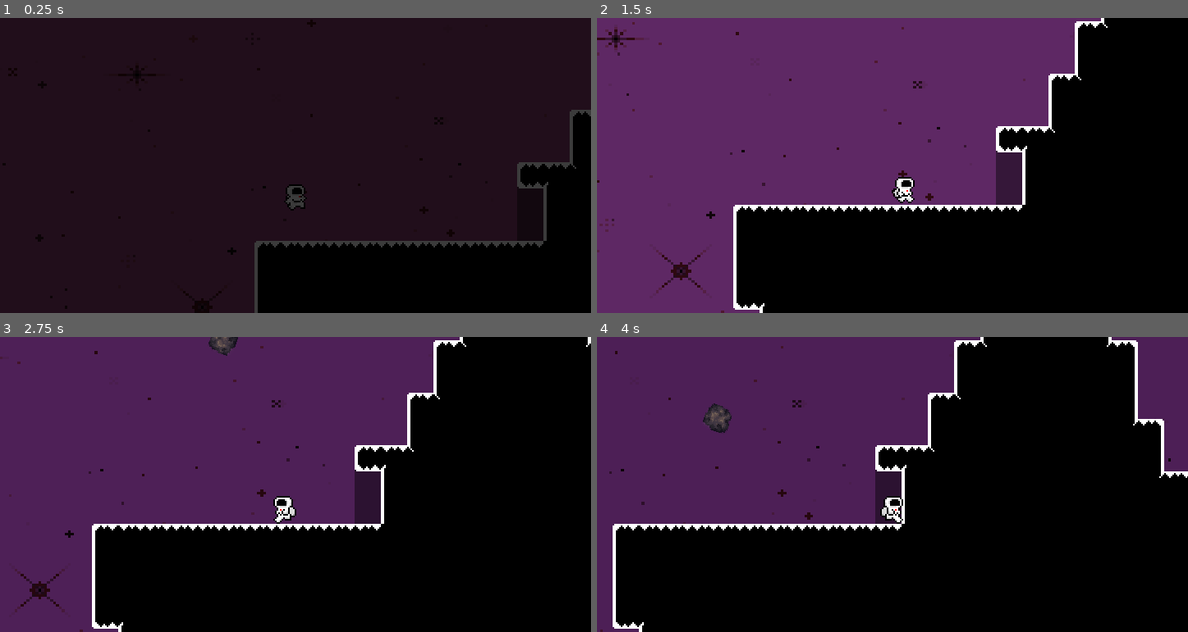
Above: before the commit, frames 1-4 (two rows, left to right).
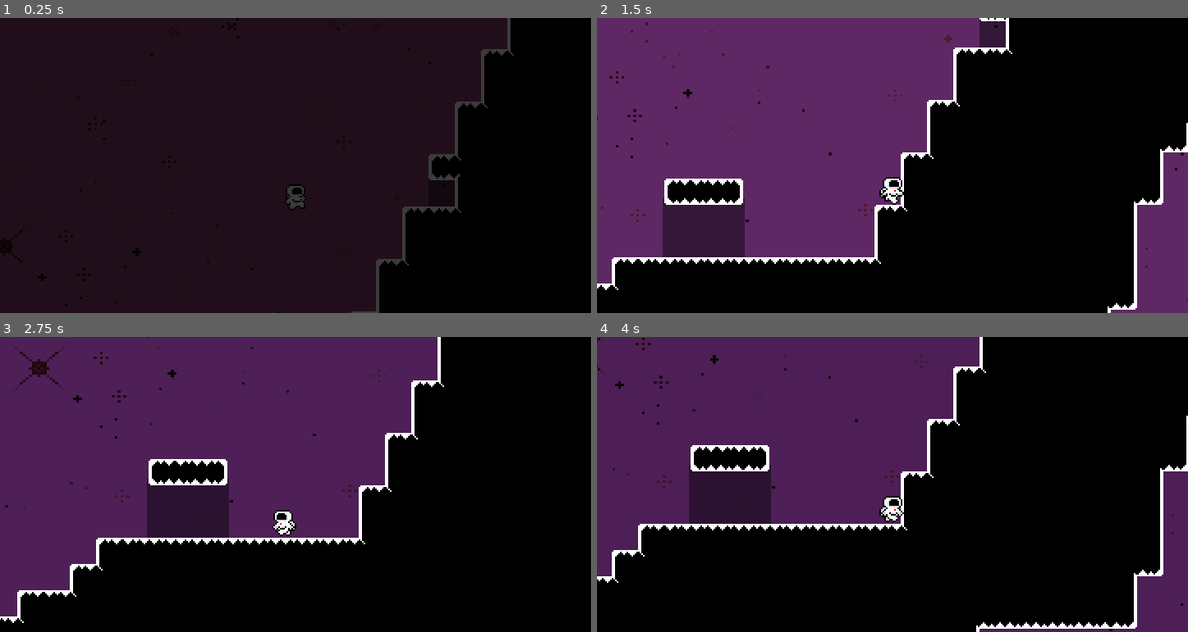
Above: after the commit, the same moments.

Repository: BenjaminZrakic/Astroventure
Game: Godot game, scene res://Scenes/Levels/mercury.tscn
The game is run twice, just before and just after one commit, with the same random seed, the same clock (stepped at 60 frames per second) and the same inputs. This scene is started directly instead of the project's main scene.
Inputs:
- Up to frame 1 (0.25 s): no input
- Up to frame 2 (1.5 s): tap Enter (ui_accept) at 0.5, 0.77 s; hold Right (ui_right) from 0.53 s (still down)
- Up to frame 3 (2.75 s): tap Enter (ui_accept) at 1.52 s; release Right (ui_right) at 2.03 s; hold Left (ui_left) from 2.03 s (still down)
- Up to frame 4 (4 s): release Left (ui_left) at 2.78 s; hold Right (ui_right) from 2.78 s (still down); tap Enter (ui_accept) at 3.02, 3.77 s

The runs differ from the first frame. In frame 1, 19% of the frame differs, in the area x 0-100%, y 0-100%; in frame 2, 30%; in frame 3, 12%; in frame 4, 16%.

Commit message:
merkur boundries

Diff:
--- a/Scenes/Level Assets/Asteroids/asteroid.gd
+++ b/Scenes/Level Assets/Asteroids/asteroid.gd
@@ -37,5 +37,4 @@
 	if body.is_in_group("Player"):
 		get_tree().reload_current_scene()
 	if body.is_in_group("MercurySurface"):
-
 		global_position = start_position
--- a/Scenes/Level Assets/SafeZones/sigurna_zona.gd
+++ b/Scenes/Level Assets/SafeZones/sigurna_zona.gd
@@ -13,3 +13,8 @@
 func _on_body_entered(body):
 	if body.is_in_group("Player"):
 		print("player safe")
+
+
+func _on_body_exited(body):
+	if body.is_in_group("Player"):
+		print("player isnt safe")
--- a/Scenes/Level Assets/SafeZones/sigurna_zona.tscn
+++ b/Scenes/Level Assets/SafeZones/sigurna_zona.tscn
@@ -6,7 +6,7 @@
 size = Vector2(20, 40)
 
 [node name="SigurnaZonaSmall" type="Area2D" groups=["SafeZone"]]
-collision_layer = 0
+collision_layer = 8
 collision_mask = 2
 script = ExtResource("1_pml4m")
 
@@ -21,3 +21,6 @@
 visible = false
 position = Vector2(0, 10)
 shape = SubResource("RectangleShape2D_acbkq")
+
+[connection signal="body_entered" from="." to="." method="_on_body_entered"]
+[connection signal="body_exited" from="." to="." method="_on_body_exited"]
--- a/Scenes/Levels/daynightcycle.gd
+++ b/Scenes/Levels/daynightcycle.gd
@@ -5,10 +5,12 @@
 const INGAME_TO_REAL_MINUTE = (2 * PI) / MINUTES_PER_DAY
 
 signal time_tick(day:int, hour:int, minute:int)
-
+signal sun(value:float)
 
 var time:float = 0.0
 var past_minute:float = -1.0
+
+
 
 @export var gradient:GradientTexture1D
 @export var INGAME_SPEED = 100
@@ -24,6 +26,7 @@
 func _process(delta):
 	time += delta * INGAME_TO_REAL_MINUTE * INGAME_SPEED
 	var value = (sin(time- PI/2) + 1.0) /2.0
+
 	self.color = gradient.gradient.sample(value)
 	_recalculate_time()
 
--- a/Scenes/Levels/mercury.tscn
+++ b/Scenes/Levels/mercury.tscn
@@ -1,10 +1,13 @@
-[gd_scene load_steps=10 format=3 uid="uid://dxbokkpntvafe"]
+[gd_scene load_steps=13 format=3 uid="uid://dxbokkpntvafe"]
 
 [ext_resource type="PackedScene" uid="uid://dkkor7cqf3sc2" path="res://Scenes/Level Assets/world.tscn" id="1_ocyqg"]
 [ext_resource type="Resource" uid="uid://btop77c1so5py" path="res://Resources/Planet movements/MercuryMarsMovement.tres" id="2_k6tkx"]
 [ext_resource type="PackedScene" uid="uid://dlm6l3ap225j8" path="res://Scenes/Level Assets/SafeZones/sigurna_zona_medium.tscn" id="3_aat10"]
+[ext_resource type="PackedScene" uid="uid://iqsopd1ey4aw" path="res://Scenes/Level Assets/heart.tscn" id="3_hj3ex"]
 [ext_resource type="PackedScene" uid="uid://bk7dqiarkbwq5" path="res://Scenes/Level Assets/Asteroids/asteroid.tscn" id="3_y830s"]
 [ext_resource type="PackedScene" uid="uid://dmqkrm6q5rijx" path="res://Scenes/Level Assets/SafeZones/sigurna_zona_big.tscn" id="4_2ydyn"]
+[ext_resource type="PackedScene" path="res://Scenes/Level Assets/EndLevelItem.tscn" id="4_hcfgs"]
+[ext_resource type="PackedScene" uid="uid://ckccbppd7eifa" path="res://Scenes/Level Assets/Checkpoint.tscn" id="4_hlxr6"]
 [ext_resource type="PackedScene" uid="uid://bsfimydkpnvog" path="res://Scenes/Level Assets/SafeZones/sigurna_zona.tscn" id="6_5qijd"]
 [ext_resource type="Texture2D" uid="uid://cnb2affsu4dxb" path="res://Assets/Stars 3.png" id="9_pxyhu"]
 [ext_resource type="Script" path="res://Scenes/Levels/daynightcycle.gd" id="10_avtf7"]
@@ -13,8 +16,18 @@
 [node name="Mercury" instance=ExtResource("1_ocyqg")]
 
 [node name="Player" parent="." index="1"]
-position = Vector2(-71, 148)
+position = Vector2(2607, -119)
 movement_data = ExtResource("2_k6tkx")
+world_boundary_active = true
+
+[node name="Heart" parent="Hearts" index="0" instance=ExtResource("3_hj3ex")]
+position = Vector2(2783, -282)
+
+[node name="EndLevelItem" parent="Hearts" index="1" instance=ExtResource("4_hcfgs")]
+position = Vector2(2849, -283)
+
+[node name="Checkpoint" parent="Checkpoints" index="0" instance=ExtResource("4_hlxr6")]
+position = Vector2(1745, 208)
 
 [node name="SafeZones" type="Node" parent="." index="6"]
 
@@ -83,13 +96,13 @@
 position = Vector2(-6, 587)
 
 [node name="CollisionShape2D" parent="HazardArea" index="0"]
-position = Vector2(1410.5, -18.25)
+position = Vector2(1575.5, -113)
 
 [node name="CollisionShape2D_Left" parent="WorldBoundary" index="0"]
-position = Vector2(171, -15.0006)
+position = Vector2(186, 22.9993)
 
 [node name="CollisionShape2D_Right" parent="WorldBoundary" index="1"]
-position = Vector2(-445, -89.9984)
+position = Vector2(-411.011, -3007)
 
 [node name="Asteroids" type="Node" parent="." index="12"]
 
